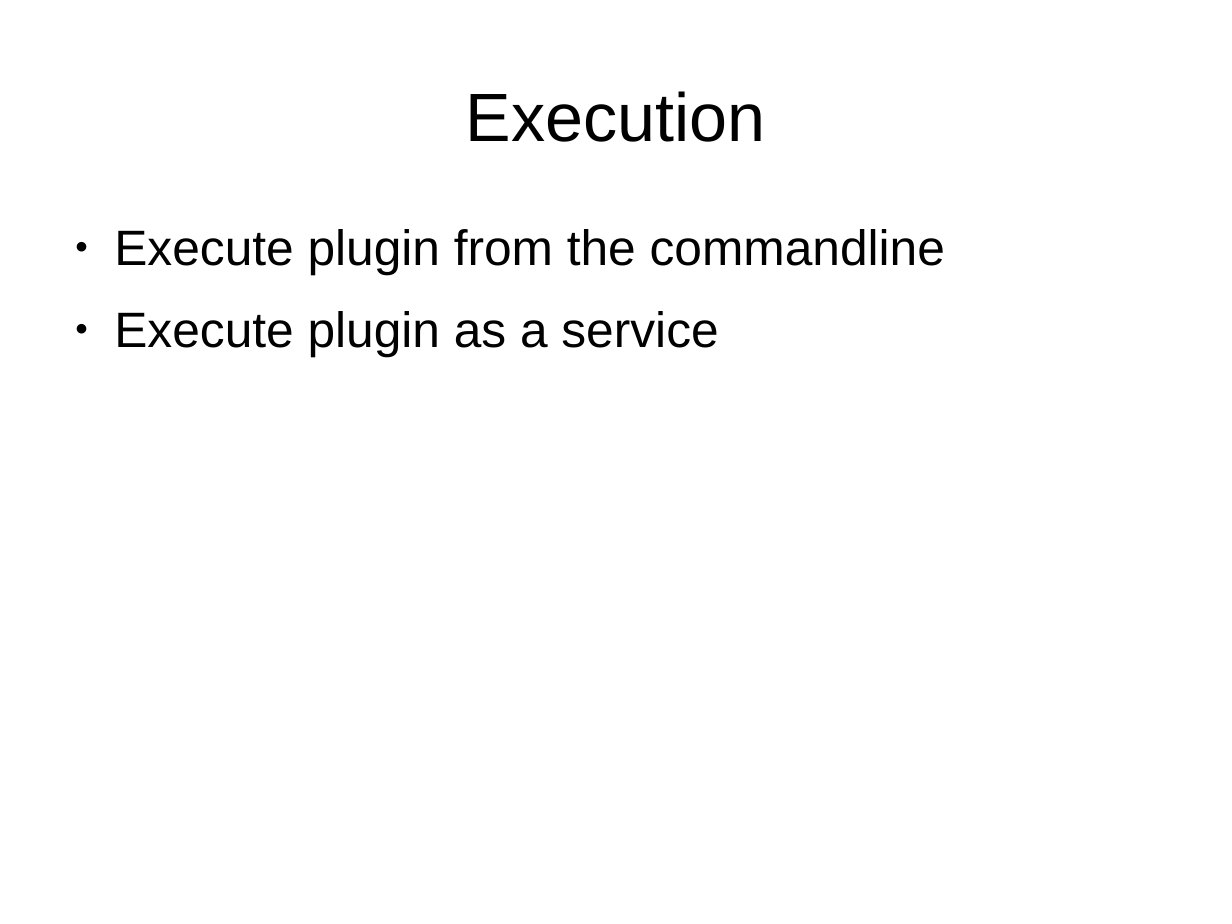
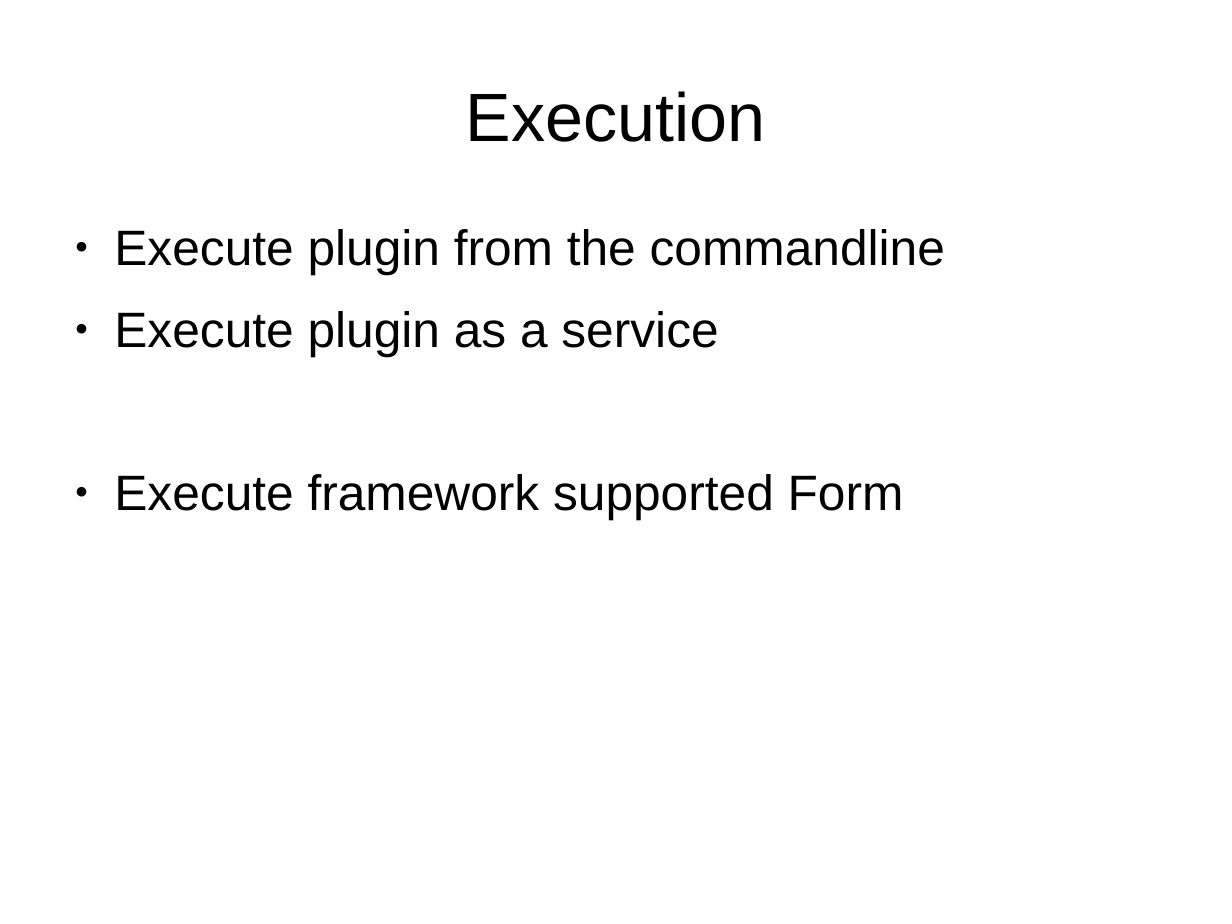
Before and after one commit to norddjurs/NDK-Framework, a slide deck: slide 11 of NDK Framework.odp (slide 10 before the commit). Drawn at 1232x924 pixels with LibreOffice and Linux fonts; fonts in the diff are those of the drawing. Boxes give left, top, right and bottom in pixels: in the first picture for what was removed or moved away, otherwise in the second. Text is boxed around its words. In the diff, an @@ line names an element or a change of style, - is before the commit and + after.

```diff
--- a/NDK Framework.odp
+++ b/NDK Framework.odp
@@ text at box(114, 474, 904, 520): paragraph added @@
+● Execute framework supported Form
```
Also in this commit, not shown: 2 other slides changed, 1 slide added, 10 other files.
